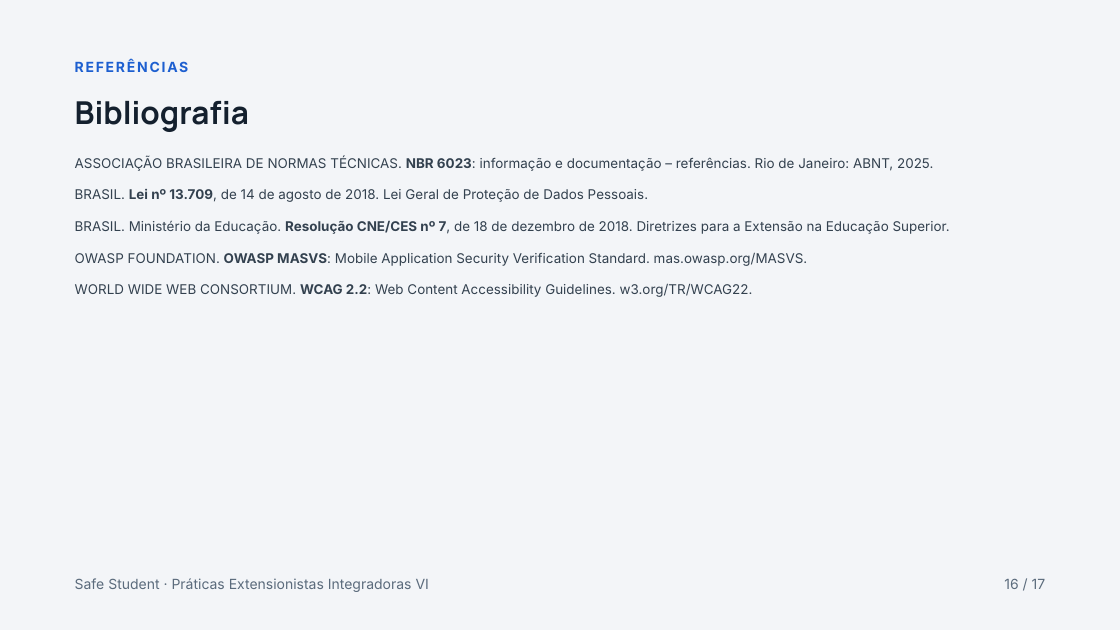
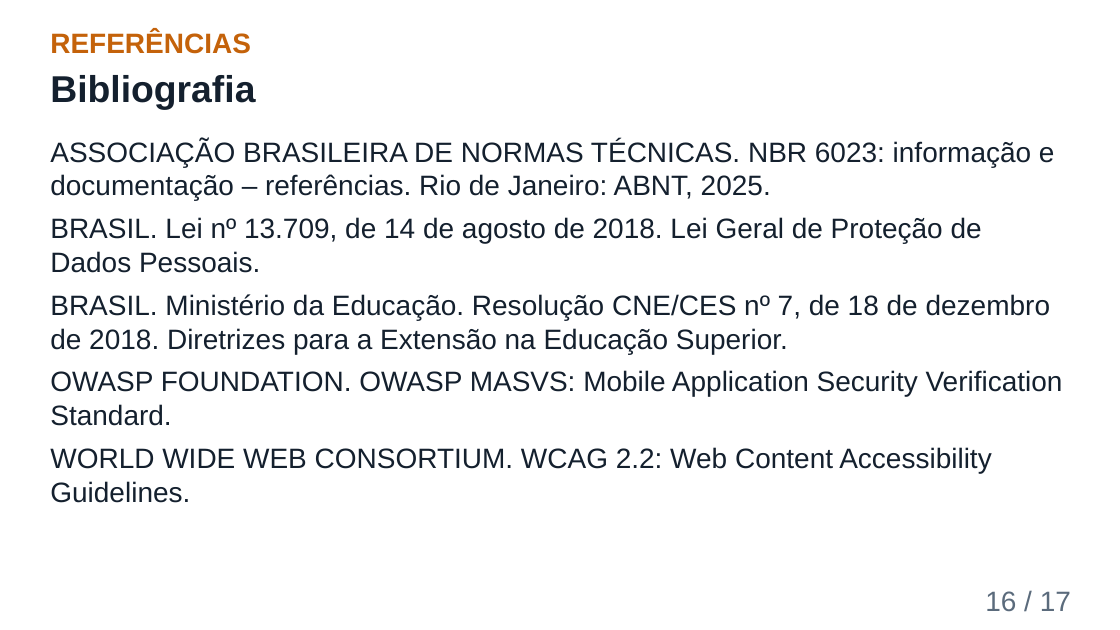
Before and after one commit to richaferreira/Safe_Student, a slide deck: slide 16 of 08_Apresentacao_Final_Safe_Student.pptx. Drawn at 1120x630 pixels with LibreOffice and Linux fonts; fonts in the diff are those of the drawing. Boxes give left, top, right and bottom in pixels: in the first picture for what was removed or moved away, otherwise in the second. Text is boxed around its words. In the diff, an @@ line names an element or a change of style, - is before the commit and + after.

```diff
--- a/08_Apresentacao_Final_Safe_Student.pptx
+++ b/08_Apresentacao_Final_Safe_Student.pptx
@@ background #F3F5F8 to #FFFFFF @@
@@ text "REFERÊNCIAS": place and size @@
-text "REFERÊNCIAS" at box(75, 60, 189, 72)
+text "REFERÊNCIAS" at box(50, 31, 251, 54)
@@ text "REFERÊNCIAS" at box(50, 31, 251, 54): size 12 to 24 pt, font Inter to Arial, text colour #1D5FD0 to #C4620A, letter spacing 1.5 to 0 pt; line spacing 16.8pt to 1 @@
@@ text "Bibliografia": place and size @@
-text "Bibliografia" at box(75, 101, 249, 132)
+text "Bibliografia" at box(50, 75, 255, 110)
@@ text "Bibliografia" at box(50, 75, 255, 110): size 27 to 32 pt, font Manrope to Arial; line spacing 29.7pt to 1 @@
@@ text added at box(50, 140, 1063, 503), 24 pt, text #14202E @@
+ASSOCIAÇÃO BRASILEIRA DE NORMAS TÉCNICAS. NBR 6023: informação e documentação – referências. Rio de Janeiro: ABNT, 2025.
+BRASIL. Lei nº 13.709, de 14 de agosto de 2018. Lei Geral de Proteção de Dados Pessoais.
+BRASIL. Ministério da Educação. Resolução CNE/CES nº 7, de 18 de dezembro de 2018. Diretrizes para a Extensão na Educação Superior.
+OWASP FOUNDATION. OWASP MASVS: Mobile Application Security Verification Standard.
+WORLD WIDE WEB CONSORTIUM. WCAG 2.2: Web Content Accessibility Guidelines.
@@ text removed at box(75, 156, 933, 171) @@
-ASSOCIAÇÃO BRASILEIRA DE NORMAS TÉCNICAS. NBR 6023: informação e documentação – referências. Rio de Janeiro: ABNT, 2025.
@@ text removed at box(75, 189, 648, 202) @@
-BRASIL. Lei nº 13.709, de 14 de agosto de 2018. Lei Geral de Proteção de Dados Pessoais.
@@ text removed at box(75, 220, 950, 234) @@
-BRASIL. Ministério da Educação. Resolução CNE/CES nº 7, de 18 de dezembro de 2018. Diretrizes para a Extensão na Educação Superior.
@@ text removed at box(75, 252, 808, 266) @@
-OWASP FOUNDATION. OWASP MASVS: Mobile Application Security Verification Standard. mas.owasp.org/MASVS.
@@ text removed at box(75, 283, 753, 297) @@
-WORLD WIDE WEB CONSORTIUM. WCAG 2.2: Web Content Accessibility Guidelines. w3.org/TR/WCAG22.
@@ text removed at box(75, 578, 429, 592) @@
-Safe Student · Práticas Extensionistas Integradoras VI
@@ text "16 / 17": place and size @@
-text "16 / 17" at box(1004, 579, 1046, 589)
+text "16 / 17" at box(985, 591, 1071, 611)
@@ text "16 / 17" at box(985, 591, 1071, 611): size 12 to 24 pt, font Inter to Arial; line spacing 16.8pt to 1 @@
```
Also in this commit, not shown: 16 other slides changed, 2 other files.
